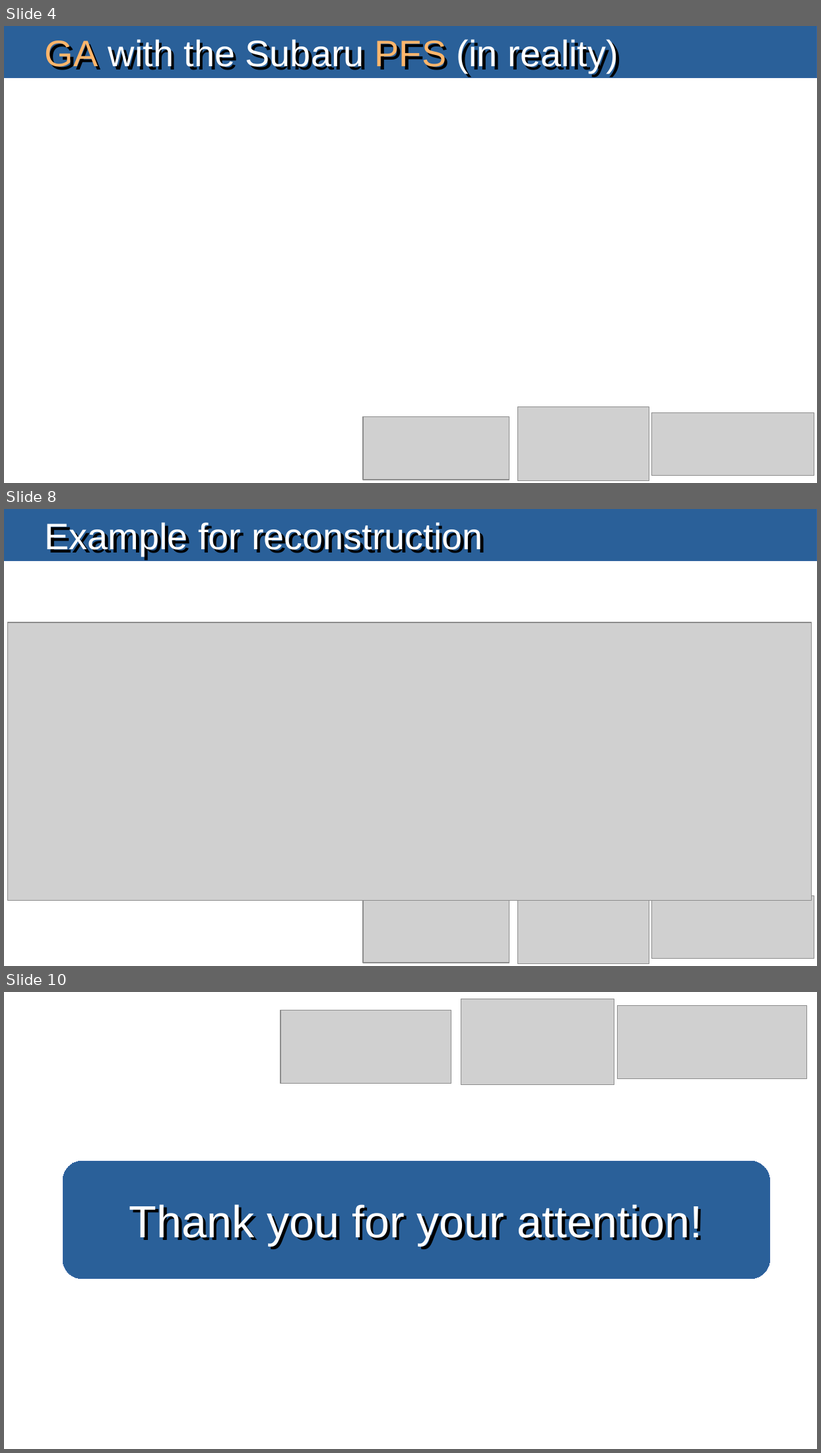
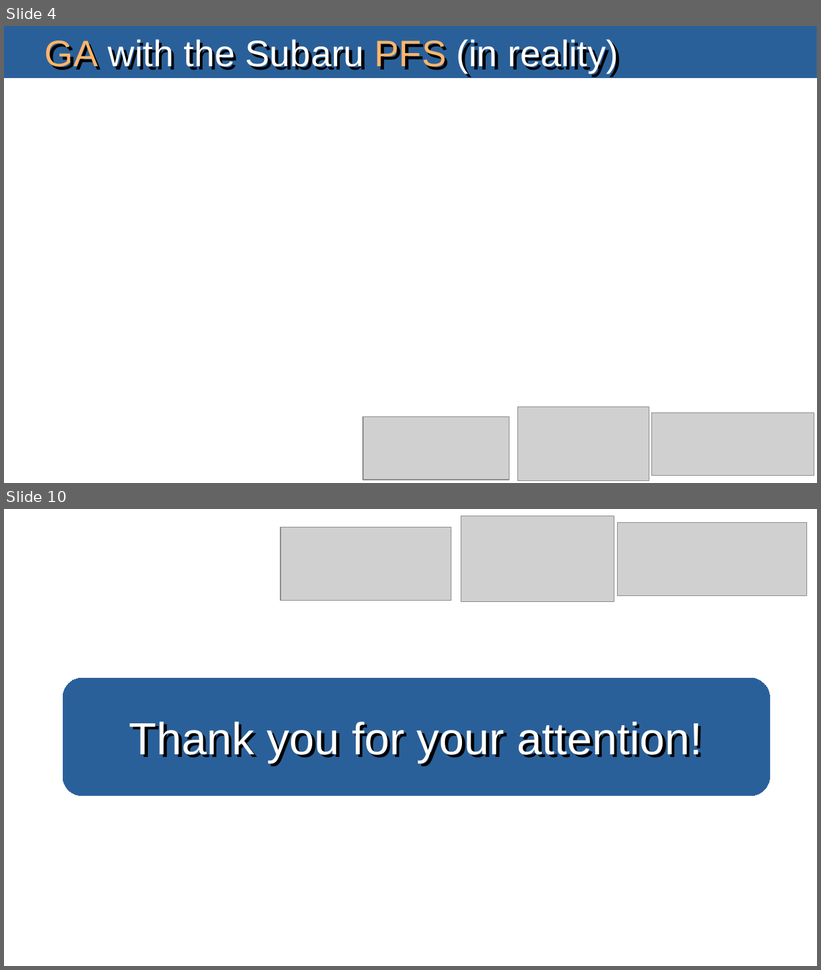
Before and after one commit to masterdesky/presentations, a slide deck: pozsony-202307/presentation/denoising.odp. Shown one above the other, each under a label of ours: slides 4, 8 and 10 before the commit, slides 4 and 10 after it; the slides between them are not shown. The pictures are 821x1453 and 821x970 pixels, drawn with LibreOffice and Linux fonts; fonts in the diff are those of the drawing; grey boxes stand for pictures. Boxes give left, top, right and bottom in pixels: in the first picture for what was removed or moved away, otherwise in the second. Text is boxed around its words. In the diff, an @@ line names an element or a change of style, - is before the commit and + after.

```diff
--- a/pozsony-202307/presentation/denoising.odp
+++ b/pozsony-202307/presentation/denoising.odp
@@ slide 8 removed at [4,509,817,966], background #FFFFFF @@
@@ rectangle removed at [4,509,817,560] @@
@@ title removed at [45,522,483,556] @@
-Example for reconstruction
@@ picture removed at [8,623,812,901] @@
@@ picture removed at [363,900,510,963] @@
@@ picture removed at [518,890,649,964] @@
@@ picture removed at [653,896,815,959] @@
```
Also in this commit, not shown: 4 slides changed, 2 slides added, 1 other slide removed, 1 other file.
